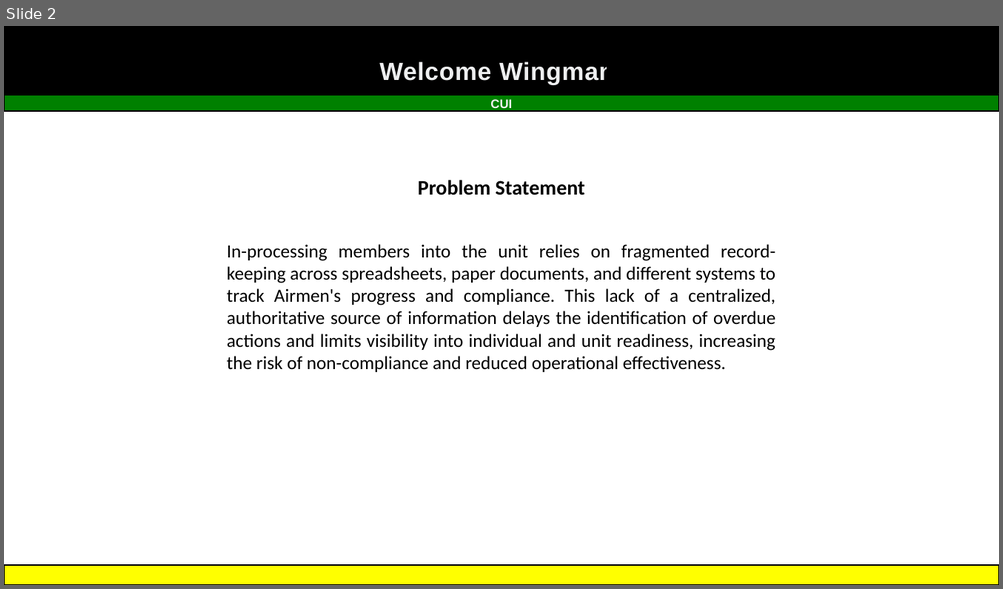
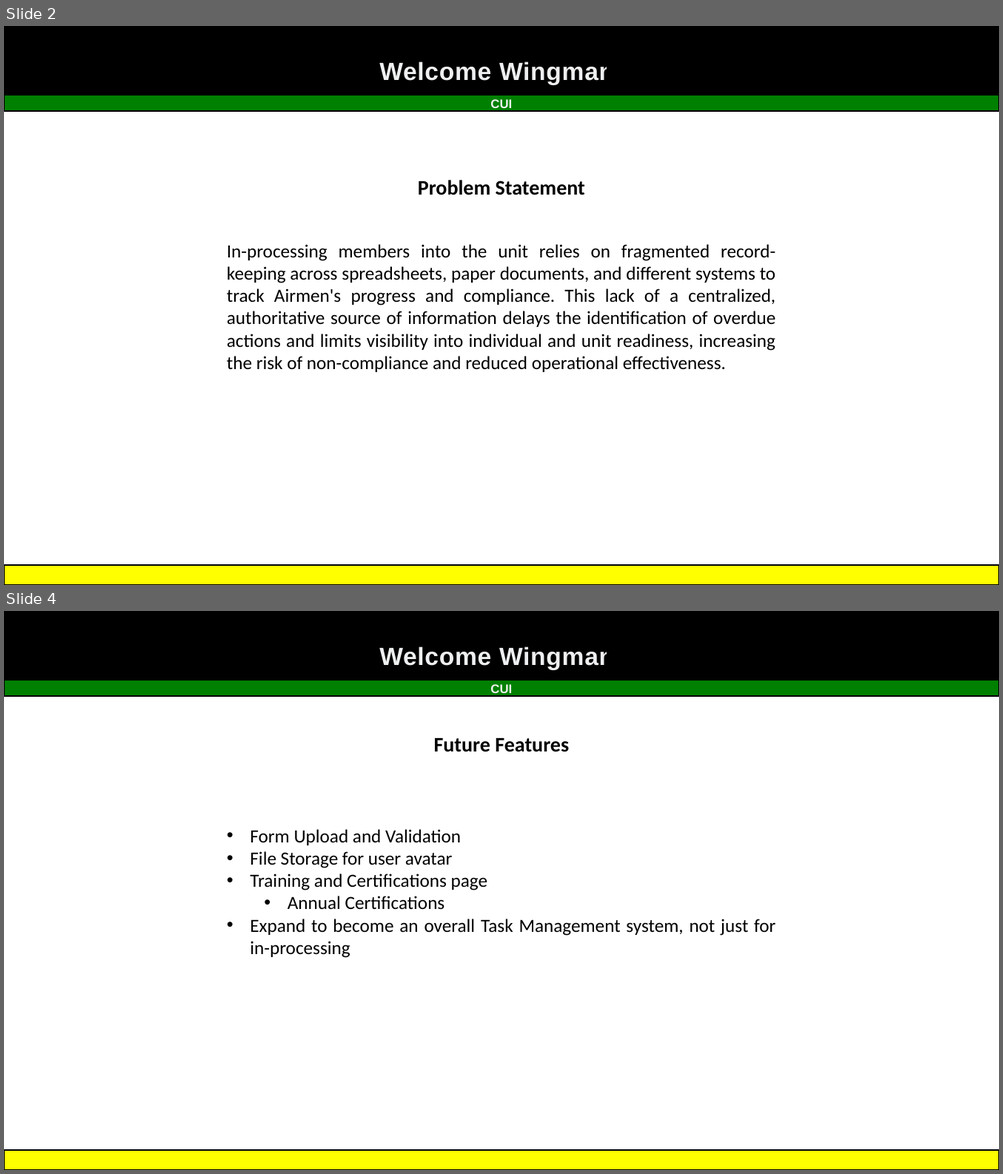
Before and after one commit to IslaChaos13/SDI-2026-Capstone, a slide deck: Presentation1.pptx. Shown one above the other, each under a label of ours: slide 2 before the commit, slides 2 and 4 after it; the slides between them are not shown. The pictures are 1003x589 and 1003x1174 pixels, drawn with LibreOffice and Linux fonts; fonts in the diff are those of the drawing; background and template pictures are left out. Boxes give left, top, right and bottom in pixels: in the first picture for what was removed or moved away, otherwise in the second. Text is boxed around its words. In the diff, an @@ line names an element or a change of style, - is before the commit and + after.

```diff
--- a/Presentation1.pptx
+++ b/Presentation1.pptx
@@ slide 4 added at (4, 611, 999, 1170), background #FFFFFF; not listed: 5 template elements that a slide beside it also shows @@
@@ text added at (434, 738, 569, 752), 20 pt, text #000000, bold @@
+Future Features
@@ text added at (250, 829, 775, 958), 18 pt, text #000000 @@
+• Form Upload and Validation
+• File Storage for user avatar
+• Training and Certifications page
+  • Annual Certifications
+• Expand to become an overall Task Management system, not just for in-processing
```
Also in this commit, not shown: 1 slide changed.
